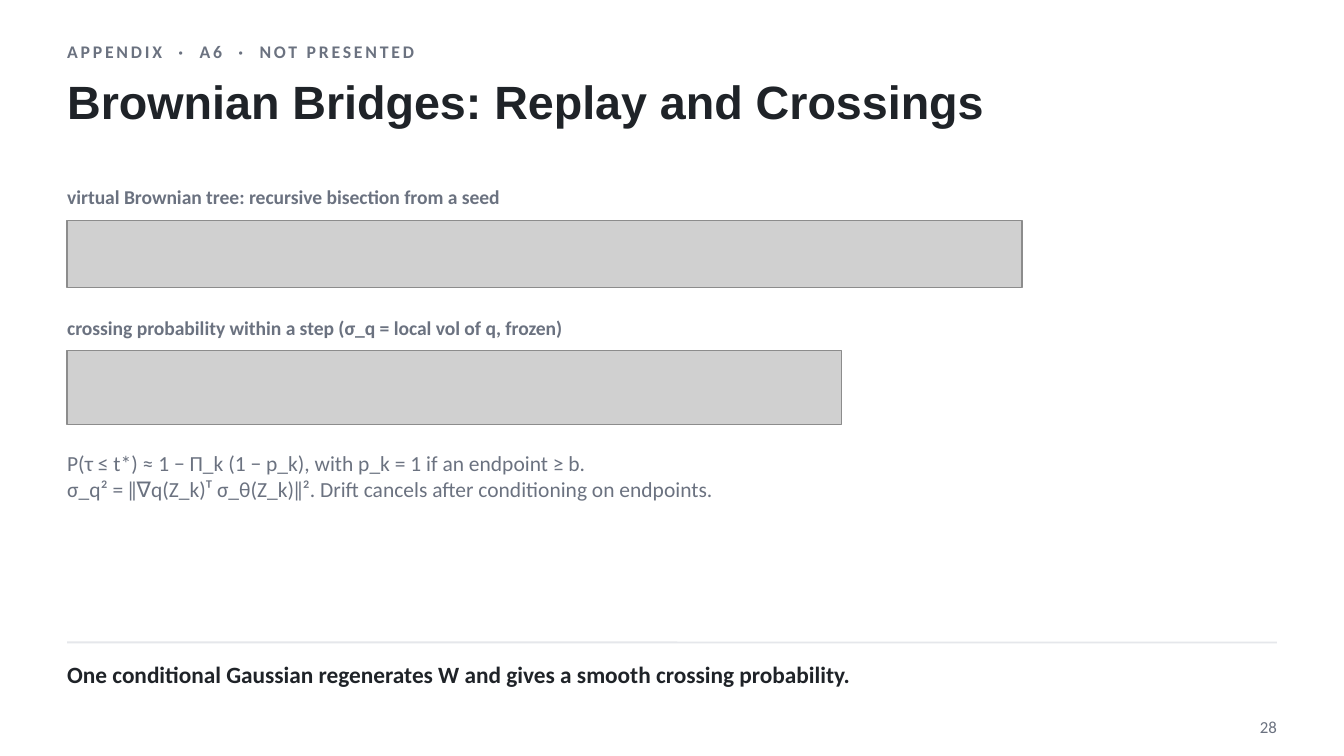
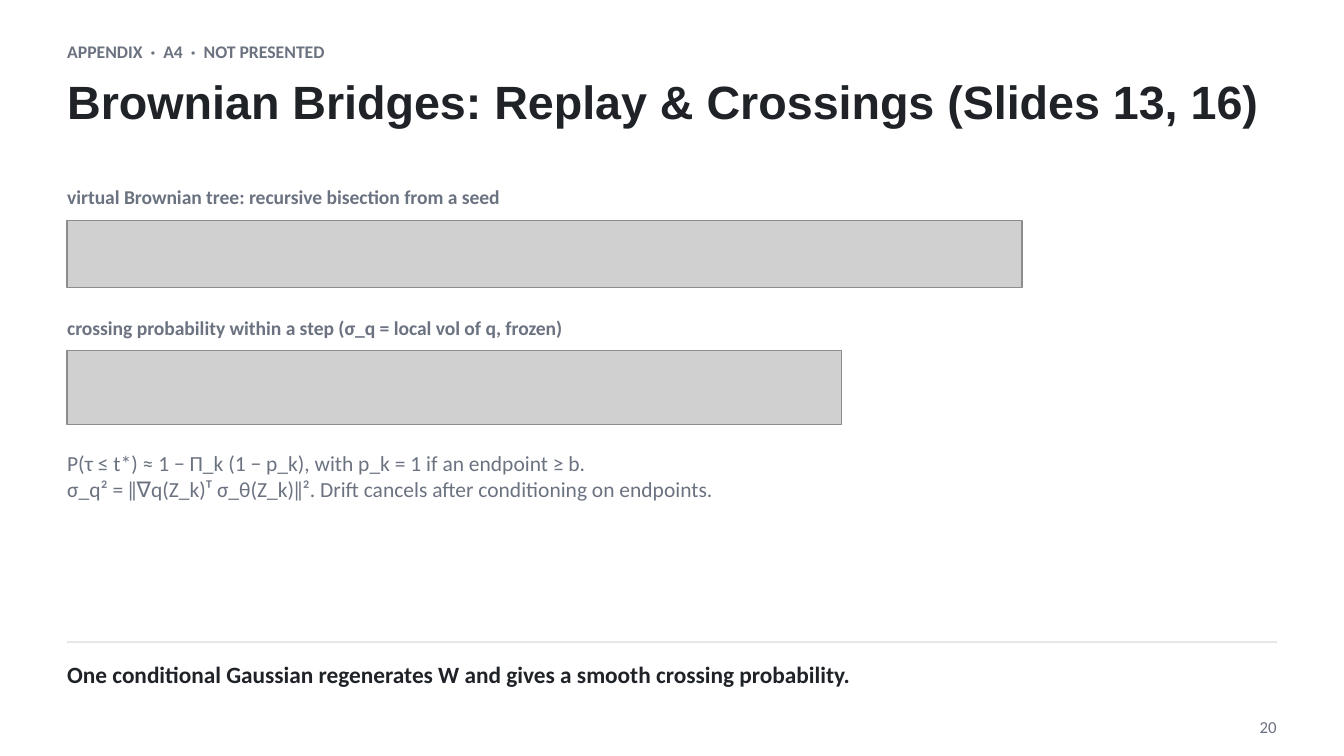
Before and after one commit to nishadw/neural-sde, a slide deck: slide 20 of lecture/neural_sde_lecture.pptx (slide 28 before the commit). Drawn at 1344x756 pixels with LibreOffice and Linux fonts; fonts in the diff are those of the drawing; grey boxes stand for pictures. Boxes give left, top, right and bottom in pixels: in the first picture for what was removed or moved away, otherwise in the second. Text is boxed around its words. In the diff, an @@ line names an element or a change of style, - is before the commit and + after.

```diff
--- a/lecture/neural_sde_lecture.pptx
+++ b/lecture/neural_sde_lecture.pptx
@@ text at (67,46,325,58): text changed @@
-APPENDIX · A6 · NOT PRESENTED
+APPENDIX · A4 · NOT PRESENTED
@@ title at (67,85,1258,128): text changed @@
-Brownian Bridges: Replay and Crossings
+Brownian Bridges: Replay & Crossings (Slides 13, 16)
@@ page number at (1260,722,1277,733): text changed @@
-28
+20
```
Also in this commit, not shown: 4 other slides changed, 16 slides added, 27 slides removed, 12 other files.
